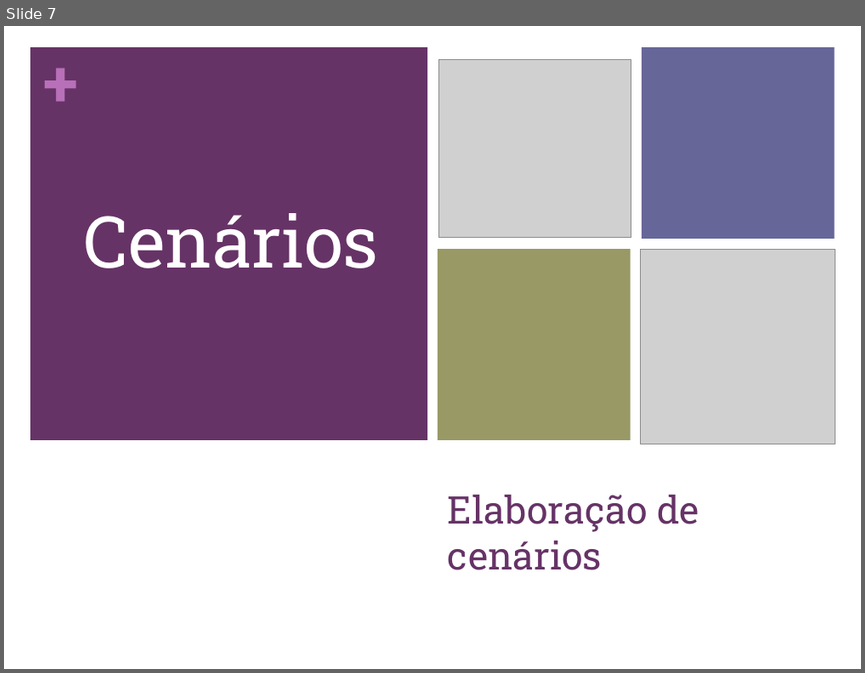
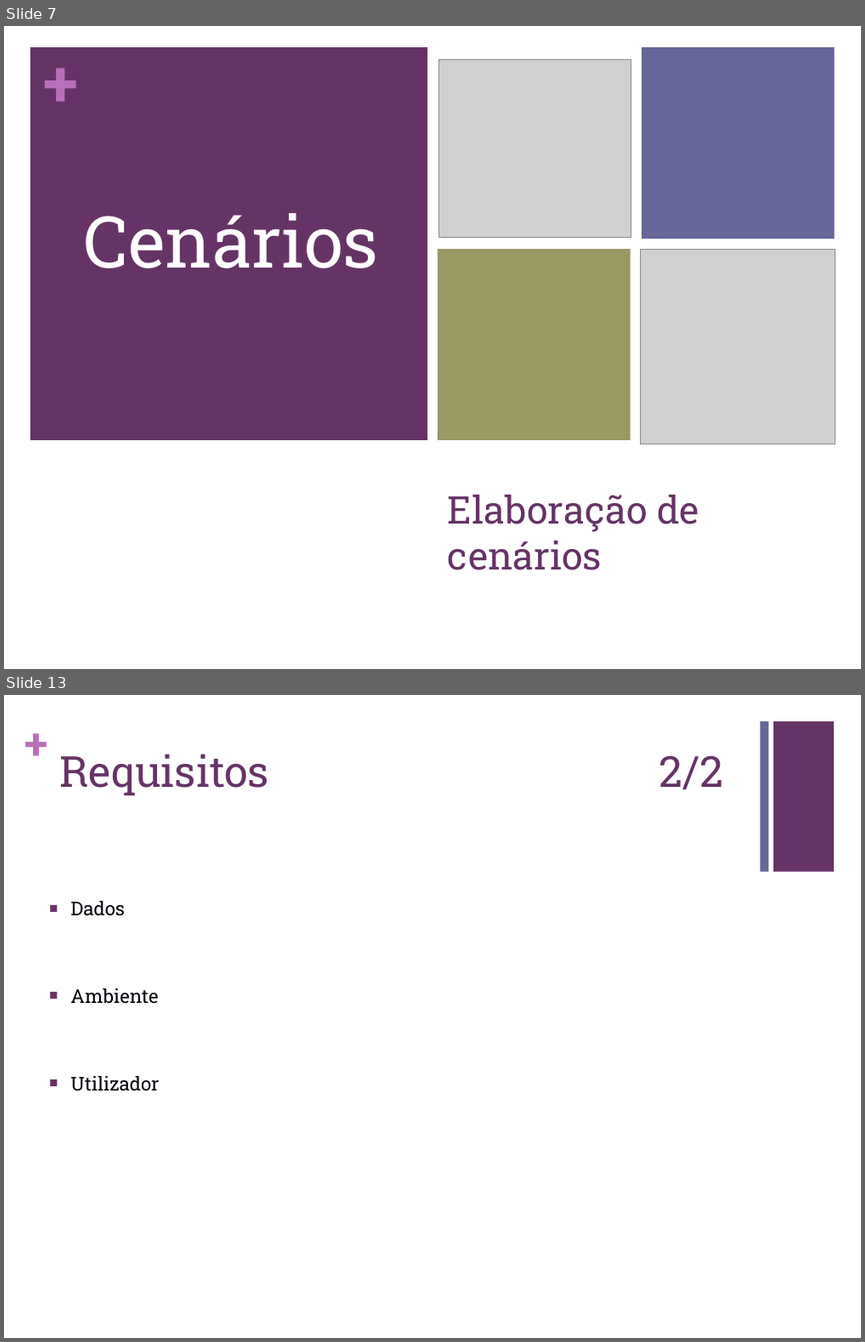
Before and after one commit to carboned4/C_C_U-2015-10, a slide deck: Aula 05/G10 - Apresentacao - Lab05.pptx. Shown one above the other, each under a label of ours: slide 7 before the commit, slides 7 and 13 after it; the slides between them are not shown. The pictures are 865x673 and 865x1342 pixels, drawn with LibreOffice and Linux fonts; fonts in the diff are those of the drawing; grey boxes stand for pictures. Boxes give left, top, right and bottom in pixels: in the first picture for what was removed or moved away, otherwise in the second. Text is boxed around its words. In the diff, an @@ line names an element or a change of style, - is before the commit and + after.

Commit message:
já só falta por os requisitos

```diff
--- a/Aula 05/G10 - Apresentacao - Lab05.pptx
+++ b/Aula 05/G10 - Apresentacao - Lab05.pptx
@@ slide 13 added at [4,695,861,1338], background #FFFFFF @@
@@ text added at [24,716,49,769], 36 pt, text #B870B8, bold @@
++
@@ rectangle added at [760,721,768,872], fill #666699 @@
@@ rectangle added at [773,721,834,872], fill #663366 @@
@@ title added at [59,754,724,796], 36 pt, text #663366 @@
+Requisitos 2/2
@@ text added at [70,901,159,1091], 16 pt, text #00000A @@
+■ Dados
+■ Ambiente
+■ Utilizador
```
Also in this commit, not shown: 4 slides changed, 1 other slide added, 1 slide removed, 1 other file.
